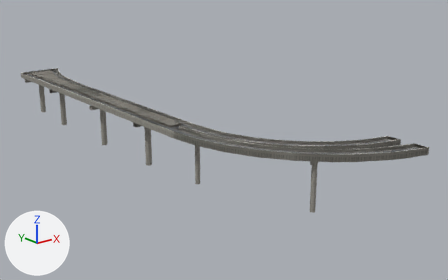
Before and after pictures for a commit that changed the glTF model sfo3d/data/buildings3d/lsu_airtrain_-5_1.glb.
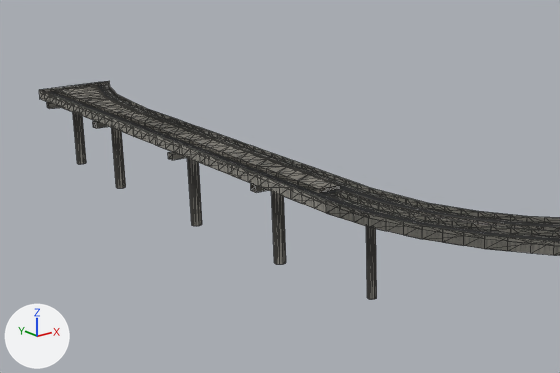
There are two pictures of each version: one whole from a 50 mm lens placed at (-1847.8, -727.0, 84.5), pointed at (-1693.5, -534.1, 7.3), one close up on the part from 0% to 66% of the width and 9% to 80% of the height. Lighting does not change. The marker at lower left points along +X, +Y and +Z. The older version's two pictures come first. The close-ups show mesh edges as thin lines. Where no turn or scale is listed for an object, it has been applied to the vertices. Vertices at exactly the same position are counted once.

Script lines for the objects in view, before the commit:
```python
ob_l0_airtrain__5_1_deck = bpy.data.objects.new('L0_airtrain_-5_1_deck', me_airtrain__5_1_deck)
ob_l0_airtrain__5_1_deck.parent = ob_lod0_airtrain__5_1
ob_l0_airtrain__5_1_deck.location = (14.6, -1.332, 0.0)
ob_l0_airtrain__5_1_piers = bpy.data.objects.new('L0_airtrain_-5_1_piers', me_l0_airtrain__5_1_piers)
ob_l0_airtrain__5_1_piers.location = (-1721.3, -514.4, 3.0)
ob_l1_airtrain__5_1_piers = bpy.data.objects.new('L1_airtrain_-5_1_piers', me_l1_airtrain__5_1_piers)
ob_l1_airtrain__5_1_piers.location = (-1721.3, -514.4, 3.0)
ob_l2_airtrain__5_1 = bpy.data.objects.new('L2_airtrain_-5_1', me_l2_airtrain__5_1)
ob_l2_airtrain__5_1.location = (-1707.0, -520.6, 3.0)
# also in view: 'L0_airtrain_-5_1_track' at (-1707.0, -520.5, 22.7); 'L1_airtrain_-5_1_track' at (-1707.0, -520.5, 22.7)
```
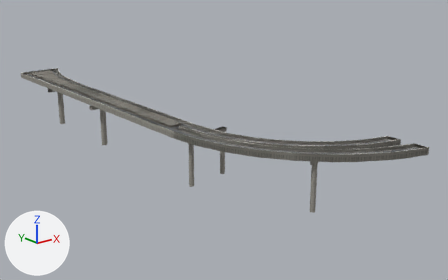
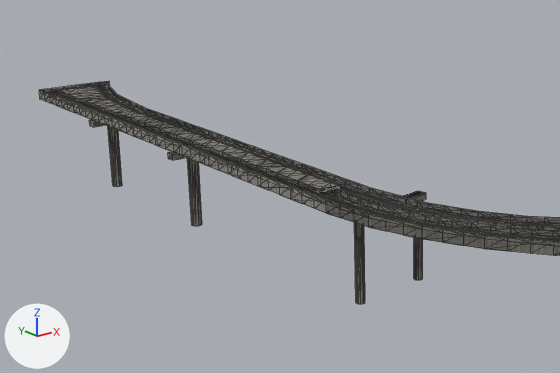
Where the newer file only moved an object's origin or applied its transform, the numbers keep the older frame.

Changed parts and their boxes [x1, y1, x2, y2] in the close-ups (560 x 373 px; the box of a moved part takes in the faces that stretch with it):
'L2_airtrain_-5_1', reshaped: before [39, 81, 560, 299]; after [39, 81, 560, 292]
'L0_airtrain_-5_1_piers', reshaped: before [47, 102, 376, 299]; after [89, 120, 423, 304]
'L1_airtrain_-5_1_piers', reshaped: before [74, 113, 377, 299]; after [110, 127, 417, 304]
part 1 of me_l0_airtrain__5_1_piers, deleted: before [73, 112, 86, 164]
part 2 of me_l0_airtrain__5_1_piers, deleted: before [251, 184, 266, 192]
part 3 of me_l0_airtrain__5_1_piers, deleted: before [47, 102, 60, 109]
part 4 of me_l0_airtrain__5_1_piers, moved or reshaped: before [93, 121, 376, 299]; after [89, 120, 423, 304]
part 5 of me_l0_airtrain__5_1_piers, surface changed: before [272, 192, 286, 265]; after [112, 130, 365, 273]
part 6 of me_l1_airtrain__5_1_piers, deleted: before [74, 113, 86, 164]
part 7 of me_l1_airtrain__5_1_piers, moved or reshaped: before [272, 193, 377, 299]; after [364, 238, 417, 280]
part 8 of me_l1_airtrain__5_1_piers, surface changed: before [113, 128, 126, 188]; after [110, 127, 359, 304]
part 9 of me_l2_airtrain__5_1, moved or reshaped: before [272, 192, 276, 264]; after [355, 223, 357, 292]
part 10 of me_l2_airtrain__5_1, moved or reshaped: before [112, 133, 117, 187]; after [404, 191, 426, 201]

Edits to the bpy script that builds the scene:
```text
Change me_l0_airtrain__5_1_piers:
    remove me_l0_airtrain__5_1_piers.from_pydata(...)  # 168 vertices, 180 faces; spans x -13.0..13.0, y -89.0..89.0, z 0.0..18.0
    add me_l0_airtrain__5_1_piers.from_pydata(...)  # 132 vertices, 142 faces; spans x -13.0..13.0, y -89.0..61.0, z 0.0..18.0
    me_l0_airtrain__5_1_piers part 1: the loose piece of 20 vertices spanning x -7.0..-4.0, y 86.0..88.0, z 0.0..16.0 is deleted
    me_l0_airtrain__5_1_piers part 2: the loose piece of 8 vertices spanning x -12.0..-1.0, y -17.0..-15.0, z 16.0..18.0 is deleted
    me_l0_airtrain__5_1_piers part 3: the loose piece of 8 vertices spanning x -13.0..2.0, y 85.0..89.0, z 16.0..18.0 is deleted
    me_l0_airtrain__5_1_piers part 4
    17 vertices are removed from x -13.0..-2.0, y -45.0..59.0, z 0.0..18.0
    48 faces are deleted
    12 vertices in x -4.0..-3.0, y -45.0..-43.0, z 0.0..16.0 move by (13.0, 3.0, 0.0)
    8 vertices in x -3.0, y -45.0..-43.0, z 0.0..16.0 move by (14.0, 3.0, 0.0)
    29 vertices move from x -9.0..-2.0, y -45.0..59.0, z 0.0..18.0 to x -9.0..11.0, y -46.0..61.0, z 0.0..18.0
    12 vertices are added at x -13.0..11.0, y -45.0..61.0, z 0.0..18.0
    5 new vertices lie (0.0, 0.0, 16.0) away from vertices in x -9.0..-2.0, y -43.0..59.0, z 0.0..16.0
    50 new faces join them
    me_l0_airtrain__5_1_piers part 5: 14 kept faces spanning x -9.0..11.0, y -46.0..60.0, z 0.0..18.0 get new texture (UV) coordinates
Change me_l1_airtrain__5_1_piers:
    remove me_l1_airtrain__5_1_piers.from_pydata(...)  # 120 vertices, 132 faces; spans x -13.0..13.0, y -89.0..89.0, z 0.0..18.0
    add me_l1_airtrain__5_1_piers.from_pydata(...)  # 92 vertices, 102 faces; spans x -13.0..13.0, y -89.0..61.0, z 0.0..18.0
    me_l1_airtrain__5_1_piers part 6: the loose piece of 12 vertices spanning x -6.0..-4.0, y 86.0..88.0, z 0.0..16.0 is deleted
    me_l1_airtrain__5_1_piers part 7
    10 vertices are removed from x -13.0..-2.0, y -45.0..57.0, z 0.0..18.0
    25 faces are deleted
    4 vertices in x -3.0, y -45.0..-43.0, z 0.0..16.0 move by (13.0, 3.0, 0.0)
    4 vertices in x -4.0, y -44.0..-43.0, z 0.0..16.0 move by (13.0, 2.0, 0.0)
    4 vertices in x -3.0, y -44.0..-43.0, z 0.0..16.0 move by (14.0, 2.0, 0.0)
    24 vertices move from x -8.0..-2.0, y -45.0..59.0, z 0.0..18.0 to x -8.0..11.0, y -46.0..61.0, z 0.0..18.0
    10 vertices are added at x -13.0..11.0, y -45.0..61.0, z 0.0..18.0
    27 new faces join them
    me_l1_airtrain__5_1_piers part 8: 19 kept faces spanning x -8.0..11.0, y -46.0..61.0, z 0.0..18.0 get new texture (UV) coordinates
    other edits to the shape of me_l1_airtrain__5_1_piers do not show in these pictures
Change me_l2_airtrain__5_1:
    remove me_l2_airtrain__5_1.from_pydata(...)  # 309 vertices, 555 faces; spans x -27.0..27.0, y -101.0..101.0, z 0.0..21.0
    add me_l2_airtrain__5_1.from_pydata(...)  # 309 vertices, 559 faces; spans x -27.0..27.0, y -101.0..101.0, z 0.0..21.0
    me_l2_airtrain__5_1 part 9: the loose piece of 8 vertices spanning x -22.0..-20.0, y -11.0..-8.0, z 0.0..16.0 is moved by (0.0, -29.0, 0.0)
    me_l2_airtrain__5_1 part 10
    me_l2_airtrain__5_1.vertices[293].co: (-22.0, 66.0, 0.0) -> (-3.0, -34.0, 16.0)
    me_l2_airtrain__5_1.vertices[294].co: (-23.0, 64.0, 0.0) -> (-22.0, -37.0, 16.0)  # pixel (116, 187) -> pixel (350, 220)
    me_l2_airtrain__5_1.vertices[295].co: (-23.0, 64.0, 16.0) -> (-22.0, -37.0, 18.0)
    me_l2_airtrain__5_1.vertices[296].co: (-22.0, 66.0, 16.0) -> (-3.0, -34.0, 18.0)  # not seen -> pixel (418, 190)
    me_l2_airtrain__5_1.vertices[297].co: (-22.0, 63.0, 0.0) -> (-22.0, -39.0, 16.0)  # pixel (123, 188) -> pixel (358, 222)
    me_l2_airtrain__5_1.vertices[298].co: (-22.0, 63.0, 16.0) -> (-22.0, -39.0, 18.0)
    me_l2_airtrain__5_1.vertices[299].co: (-21.0, 64.0, 0.0) -> (-3.0, -36.0, 16.0)  # pixel (125, 186) -> pixel (426, 199)
    me_l2_airtrain__5_1.vertices[300].co: (-21.0, 64.0, 16.0) -> (-3.0, -36.0, 18.0)  # not seen -> pixel (426, 192)
    other edits to the shape of me_l2_airtrain__5_1 do not show in these pictures
```
